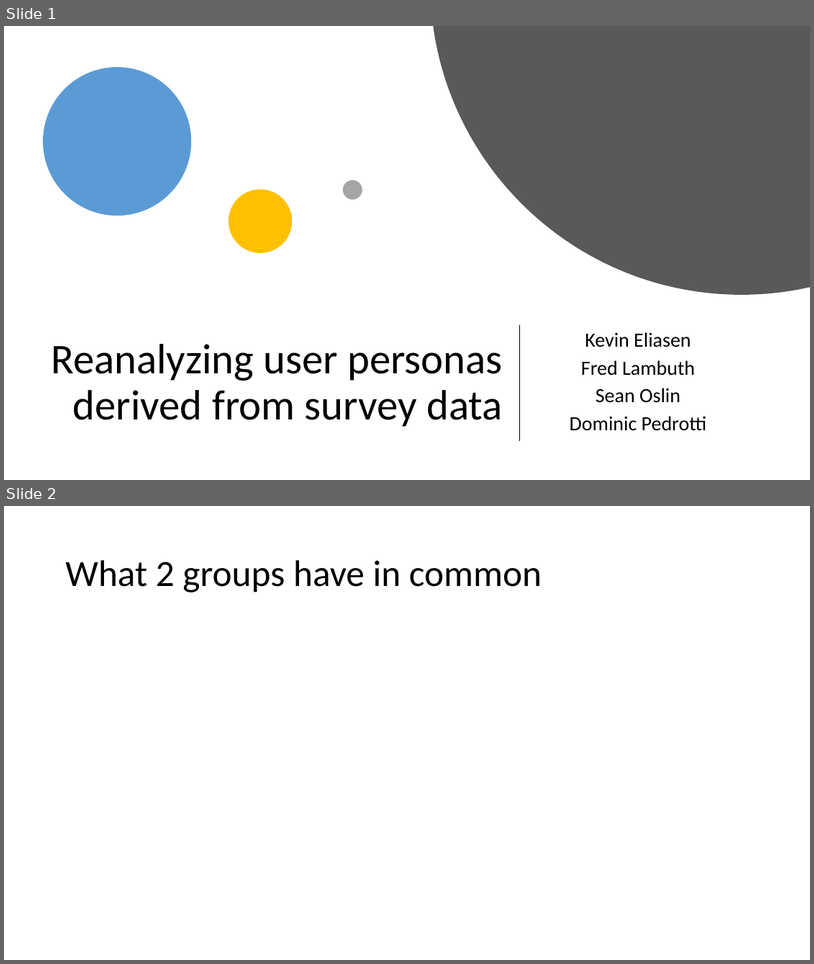
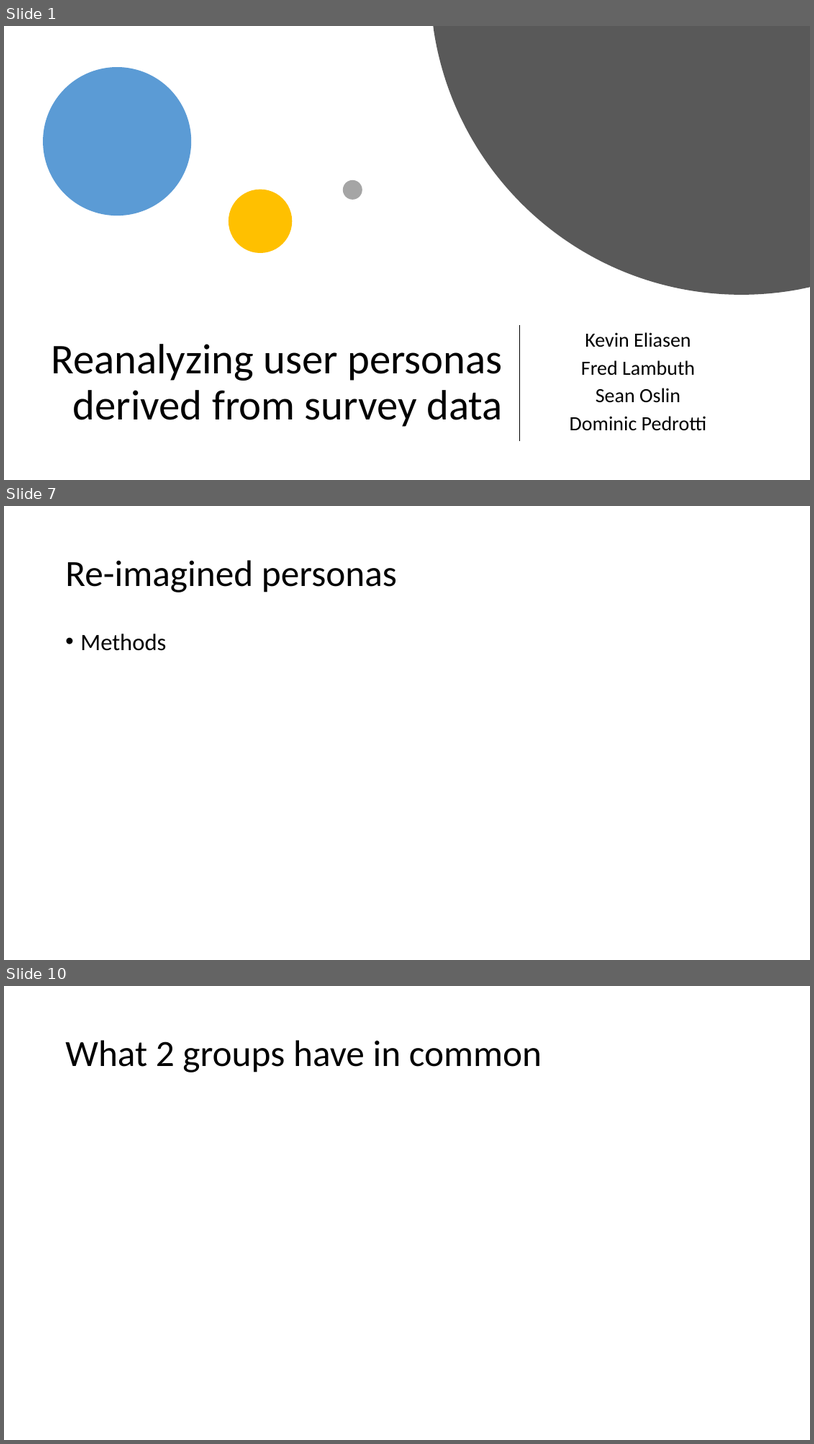
Before and after one commit to PersonaPredicta/Survey_Says..., a slide deck: New_personas.pptx. Shown one above the other, each under a label of ours: slides 1 and 2 before the commit, slides 1, 7 and 10 after it; the slides between them are not shown. The pictures are 814x964 and 814x1444 pixels, drawn with LibreOffice and Linux fonts; fonts in the diff are those of the drawing. Boxes give left, top, right and bottom in pixels: in the first picture for what was removed or moved away, otherwise in the second. Text is boxed around its words. In the diff, an @@ line names an element or a change of style, - is before the commit and + after.

```diff
--- a/New_personas.pptx
+++ b/New_personas.pptx
@@ slide 7 added at box(4, 506, 810, 960), background #FFFFFF @@
@@ title added at box(65, 560, 397, 592), 44 pt, text #000000 @@
+Re-imagined personas
@@ text added at box(80, 633, 166, 651), 28 pt, text #000000 @@
+• Methods
@@ what was slide 2 is now slide 10 @@
```
Also in this commit, not shown: 1 slide changed, 10 other slides added.
